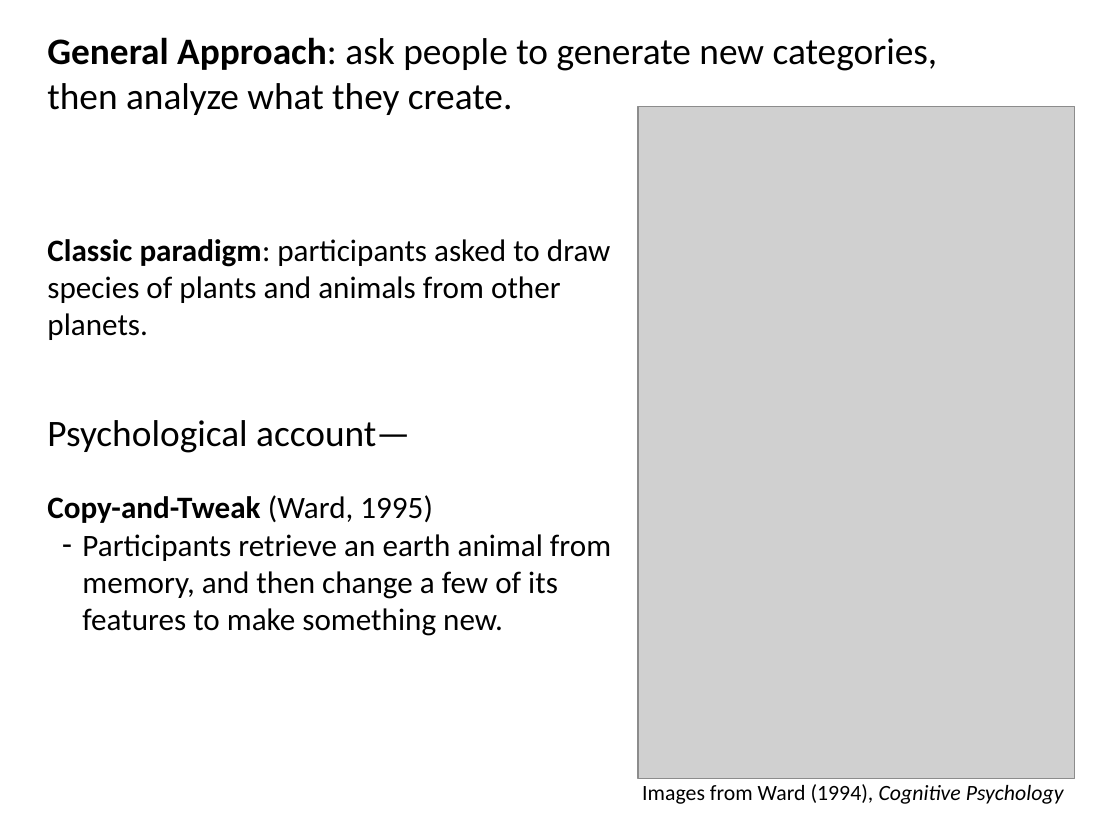
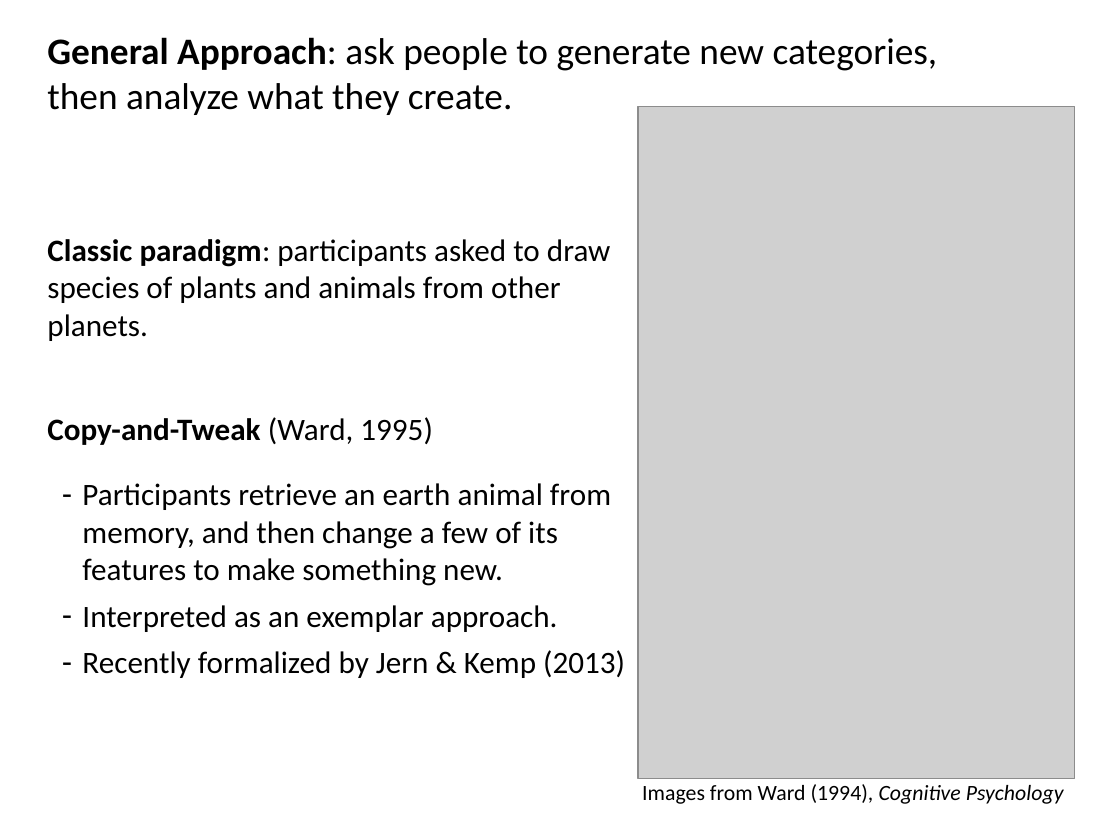
Before and after one commit to AusterweilLab/generating_categories, a slide deck: slide 8 of Presentations/ccn-bbag-march-2-2017.pptx (slide 6 before the commit). Drawn at 1120x840 pixels with LibreOffice and Linux fonts; fonts in the diff are those of the drawing; grey boxes stand for pictures. Boxes give left, top, right and bottom in pixels: in the first picture for what was removed or moved away, otherwise in the second. Text is boxed around its words. In the diff, an @@ line names an element or a change of style, - is before the commit and + after.

```diff
--- a/Presentations/ccn-bbag-march-2-2017.pptx
+++ b/Presentations/ccn-bbag-march-2-2017.pptx
@@ text at [47,417,611,586]: more space between paragraphs @@
@@ text at [47,420,410,453]: paragraph removed @@
-Psychological account—
@@ text at [82,605,625,678]: paragraphs added @@
+– Interpreted as an exemplar approach.
+– Recently formalized by Jern & Kemp (2013)
```
Also in this commit, not shown: 14 other slides changed, 5 slides added, 1 other file.
